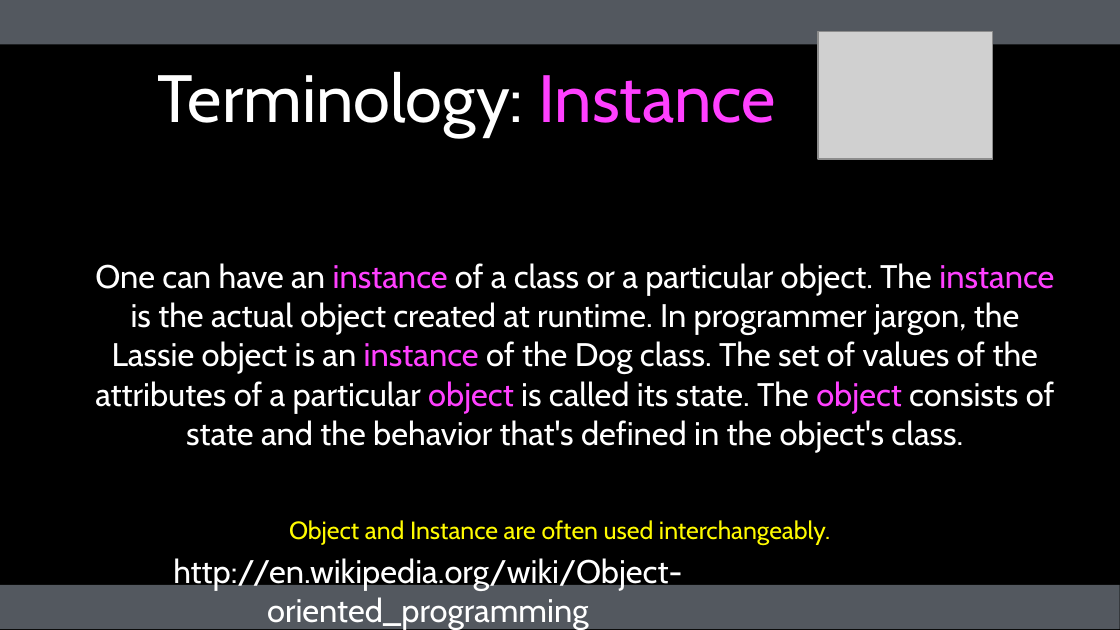
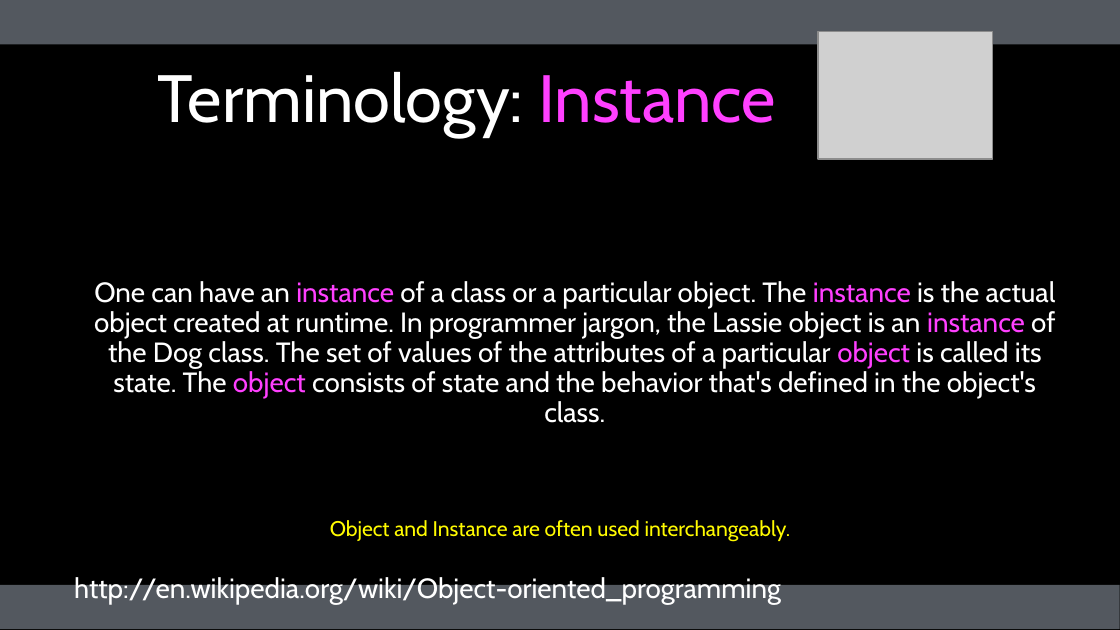
Before and after one commit to csev/wa4e, a slide deck: slide 5 of lectures/JS-02-JavaScript-Objects.ppt. Drawn at 1120x630 pixels with LibreOffice and Linux fonts; fonts in the diff are those of the drawing; grey boxes stand for pictures. Boxes give left, top, right and bottom in pixels: in the first picture for what was removed or moved away, otherwise in the second. Text is boxed around its words. In the diff, an @@ line names an element or a change of style, - is before the commit and + after.

```diff
--- a/lectures/JS-02-JavaScript-Objects.ppt
+++ b/lectures/JS-02-JavaScript-Objects.ppt
@@ free "One can have an instance ..." at box(90, 254, 1061, 454): size 21 to 17.9 pt; line spacing 1 to 0.9 @@
@@ free "Object and Instance are often ..." at box(282, 511, 838, 549): size 16 to 13.6 pt; line spacing 1 to 0.9 @@
@@ free "http://en.wikipedia.org/wiki/Object-oriented_programming" at box(30, 567, 827, 613): size 21 to 17.9 pt; line spacing 1 to 0.9 @@
```
Also in this commit, not shown: 15 other slides changed, 4 other files.
